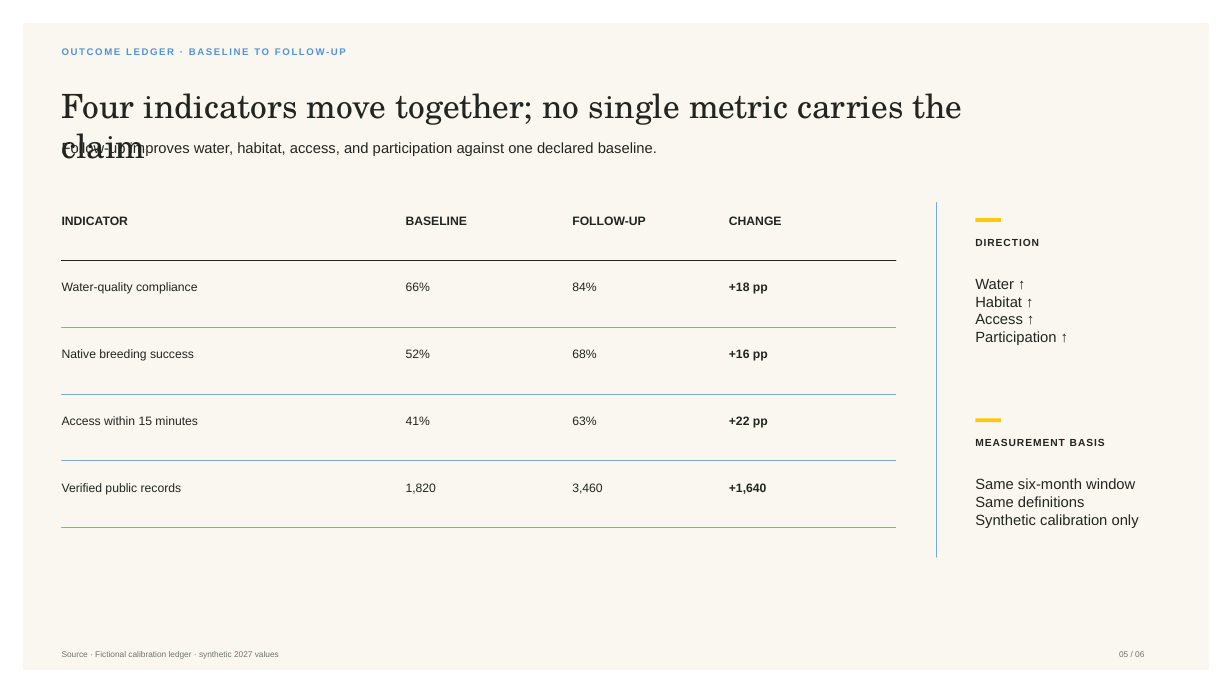
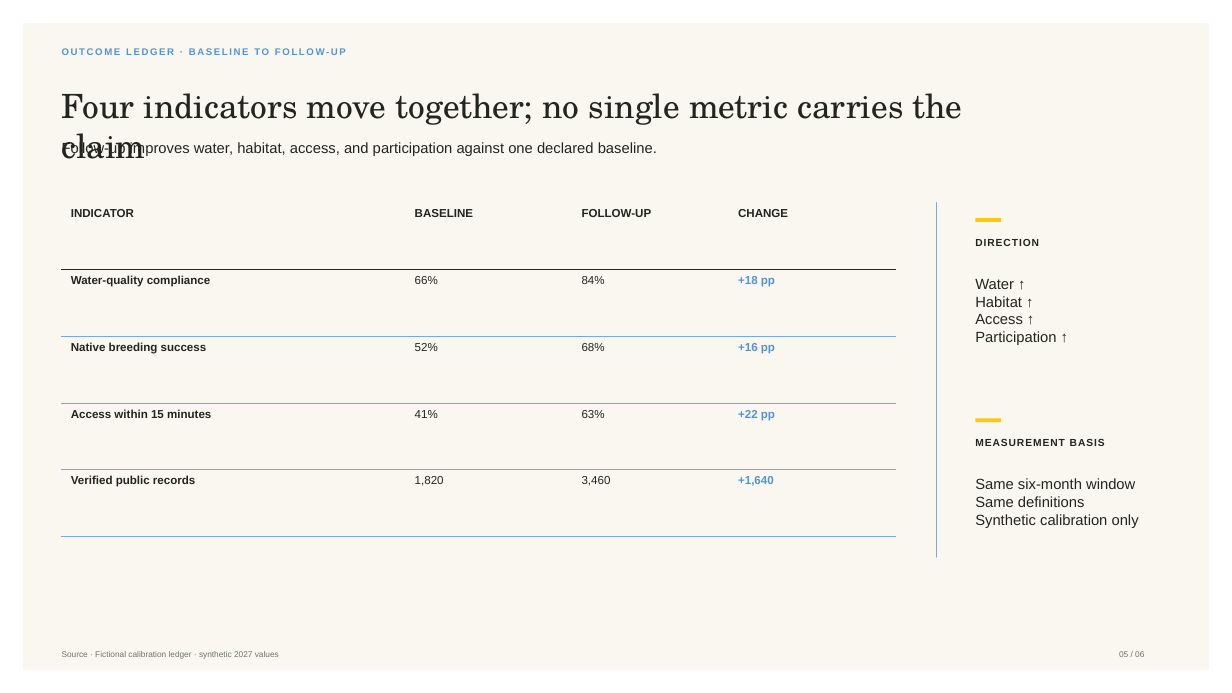
Before and after one commit to w31r4/OfficeKit, a slide deck: slide 5 of skills/presentation-template-library/skills/artifact-template-aqua-impact-story/assets/references/reference.pptx. Drawn at 1232x693 pixels with LibreOffice and Linux fonts; fonts in the diff are those of the drawing. Boxes give left, top, right and bottom in pixels: in the first picture for what was removed or moved away, otherwise in the second. Text is boxed around its words. In the diff, an @@ line names an element or a change of style, - is before the commit and + after.

Commit message:
feat(templates): restore Aqua ledger as a native table

```diff
--- a/skills/presentation-template-library/skills/artifact-template-aqua-impact-story/assets/references/reference.pptx
+++ b/skills/presentation-template-library/skills/artifact-template-aqua-impact-story/assets/references/reference.pptx
@@ table added at [62, 202, 897, 536], 5 rows, 4 columns @@
+INDICATOR | BASELINE | FOLLOW-UP | CHANGE
+Water-quality compliance | 66% | 84% | +18 pp
+Native breeding success | 52% | 68% | +16 pp
+Access within 15 minutes | 41% | 63% | +22 pp
+Verified public records | 1,820 | 3,460 | +1,640
@@ text removed at [62, 216, 128, 225] @@
-INDICATOR
@@ text removed at [406, 216, 467, 225] @@
-BASELINE
@@ text removed at [572, 216, 645, 225] @@
-FOLLOW-UP
@@ text removed at [729, 216, 782, 225] @@
-CHANGE
@@ line removed from (62, 261) to (896, 261) @@
@@ text removed at [62, 282, 198, 294] @@
-Water-quality compliance
@@ text removed at [406, 282, 430, 291] @@
-66%
@@ text removed at [572, 282, 596, 291] @@
-84%
@@ text removed at [729, 282, 768, 294] @@
-+18 pp
@@ line removed from (62, 327) to (896, 327) @@
@@ text removed at [62, 349, 194, 361] @@
-Native breeding success
@@ text removed at [406, 349, 430, 358] @@
-52%
@@ text removed at [572, 349, 596, 358] @@
-68%
@@ text removed at [729, 349, 768, 361] @@
-+16 pp
@@ line removed from (62, 394) to (896, 394) @@
@@ text removed at [62, 416, 198, 425] @@
-Access within 15 minutes
@@ text removed at [406, 416, 430, 425] @@
-41%
@@ text removed at [572, 416, 596, 425] @@
-63%
@@ text removed at [729, 416, 768, 428] @@
-+22 pp
@@ line removed from (62, 461) to (896, 461) @@
@@ text removed at [62, 483, 182, 495] @@
-Verified public records
@@ text removed at [406, 483, 436, 494] @@
-1,820
@@ text removed at [572, 483, 602, 494] @@
-3,460
@@ text removed at [729, 483, 767, 494] @@
-+1,640
@@ line removed from (62, 528) to (896, 528) @@
```
Also in this commit, not shown: 4 other files.
